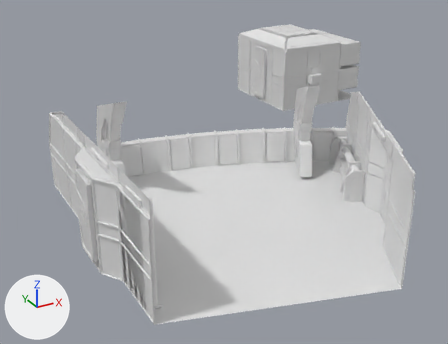
A saved change to the Blender file BlenderSource/MonitorMessHall.blend.
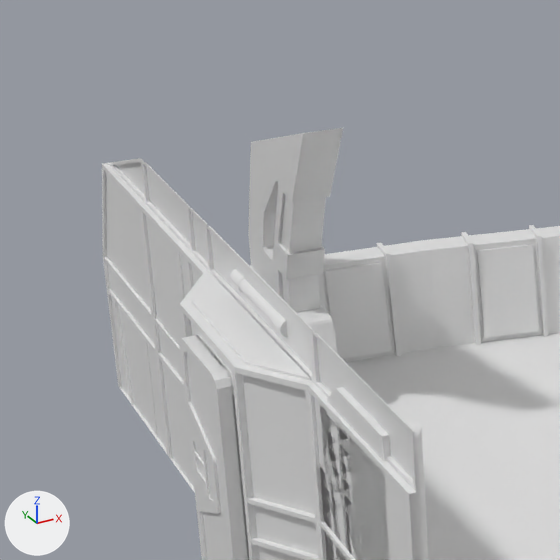
Each version appears first whole from a 50 mm camera at (-16.1, -47.2, 29.3) aimed at (16.8, 12.5, -0.6), and next in a close-up on the part from 4% to 44% of the width and 17% to 70% of the height. The lights are fixed; the arrows at lower left show +X, +Y and +Z.
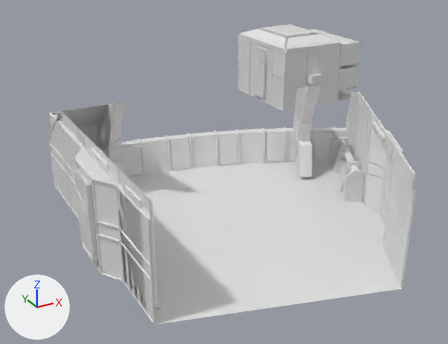
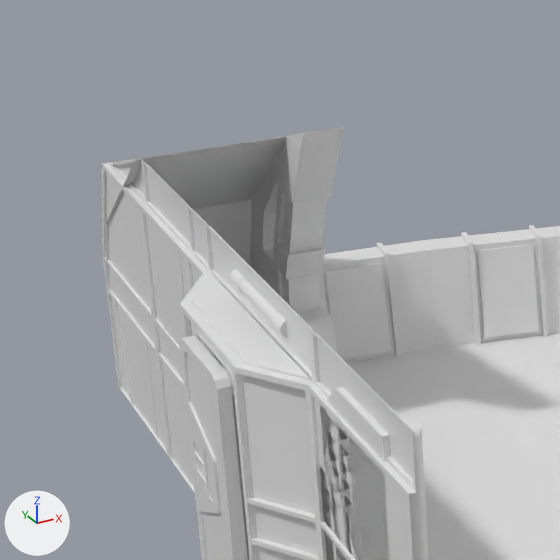
Location of each change, (x1, y1, x2, y2) in pixels of the close-ups (560 x 560 px):
part 1 of me_cube, added: after (105, 137, 285, 281)

What the commit changed:
me_cube has 6135 vertices, 4337 faces, 4 loose edges and spans x -3.8..49.8, y -16.4..40.7, z -0.2..11.4.
me_cube is used by ob_cube; location (0.0, 0.0, 0.0).
Verts and faces of me_cube; kept vertices keep their numbers, new ones are numbered from 6135.
Before the commit, vertices of me_cube: 5548 (3.6, 17.3, 3.7), 5554 (-2.2, 17.3, 3.7) at pixel (106, 291).
Part 1, on me_cube:
New vertex 6135 is at (3.6, 16.2, 6.6).
New vertex 6136 is at (-2.2, 16.2, 6.6), pixel (105, 224).
New vertex 6137 is at (3.6, 10.9, 10.4), pixel (314, 132).
New vertex 6138 is at (-2.2, 10.9, 10.4), pixel (135, 159).
New faces: (5548, 5554, 6136, 6135), (6135, 6136, 6138, 6137).
